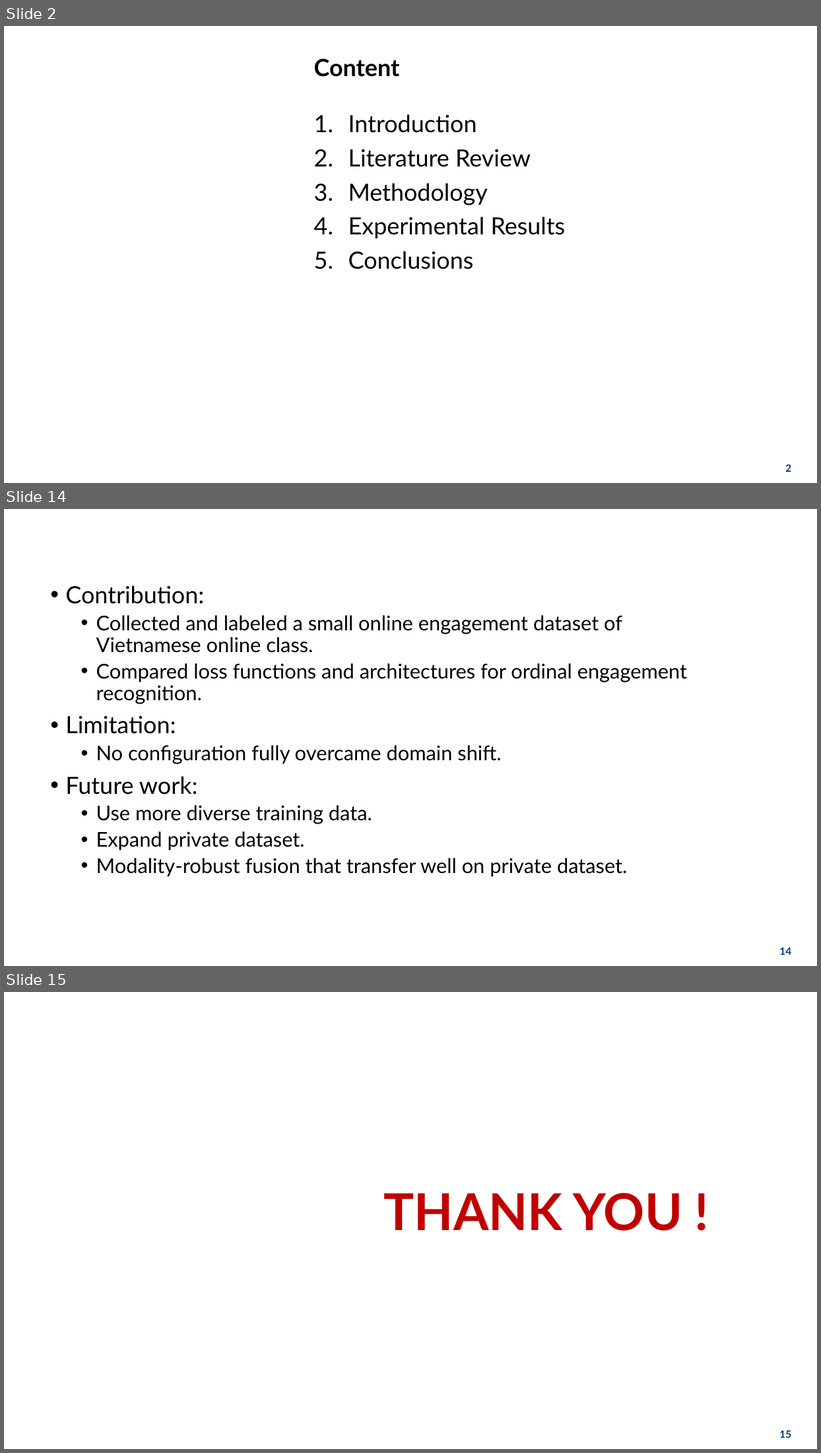
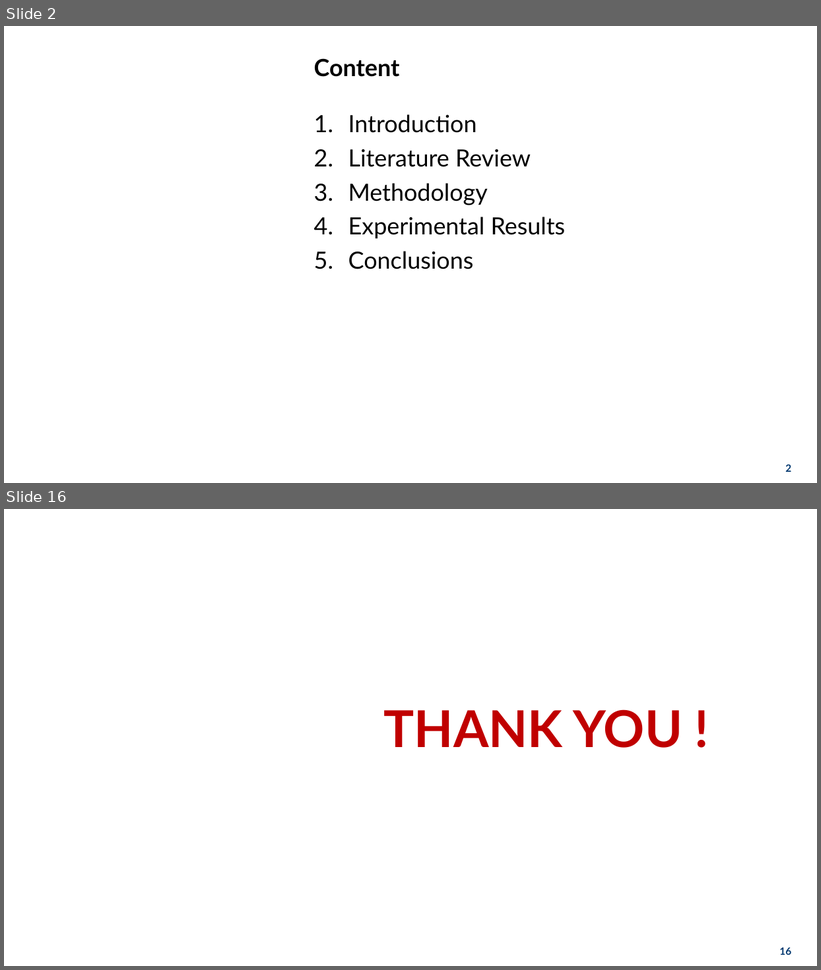
Before and after one commit to hoa2004st/CNN-in-CMOSE, a slide deck: documents/presentation/thesis.pptx. Shown one above the other, each under a label of ours: slides 2, 14 and 15 before the commit, slides 2 and 16 after it; the slides between them are not shown. The pictures are 821x1453 and 821x970 pixels, drawn with LibreOffice and Linux fonts; fonts in the diff are those of the drawing; background and template pictures are left out. Boxes give left, top, right and bottom in pixels: in the first picture for what was removed or moved away, otherwise in the second. Text is boxed around its words. In the diff, an @@ line names an element or a change of style, - is before the commit and + after.

```diff
--- a/documents/presentation/thesis.pptx
+++ b/documents/presentation/thesis.pptx
@@ slide 14 removed at box(4, 509, 817, 966), background picture (left out) @@
@@ title removed at box(26, 516, 795, 545) @@
-8. Conclusion
@@ text removed at box(65, 586, 687, 877) @@
-• Contribution:
-  • Collected and labeled a small online engagement dataset of Vietnamese online class.
-  • Compared loss functions and architectures for ordinal engagement recognition.
-• Limitation:
-  • No configuration fully overcame domain shift.
-• Future work:
-  • Use more diverse training data.
-  • Expand private dataset.
-  • Modality-robust fusion that transfer well on private dataset.
@@ page number removed at box(780, 948, 791, 955) @@
-14
@@ what was slide 15 is now slide 16 @@
@@ page number at box(780, 948, 791, 955): text changed @@
-15
+16
```
Also in this commit, not shown: 3 slides changed, 11 slides added, 9 other slides removed, 34 other files.
